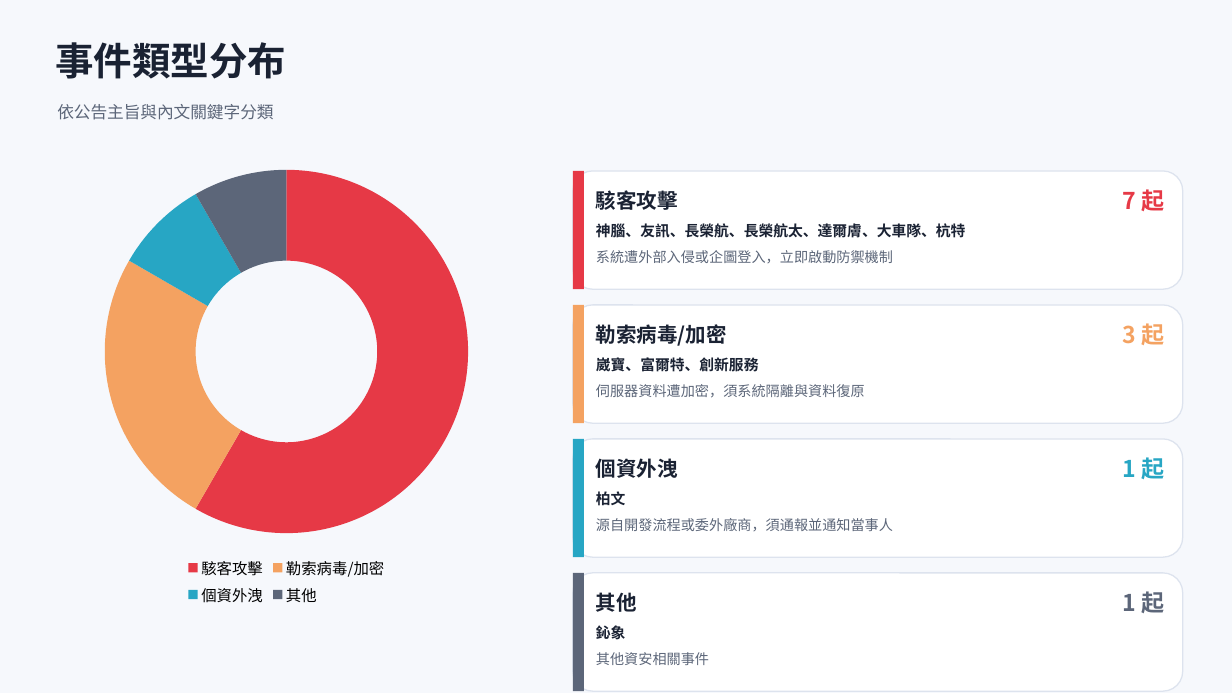
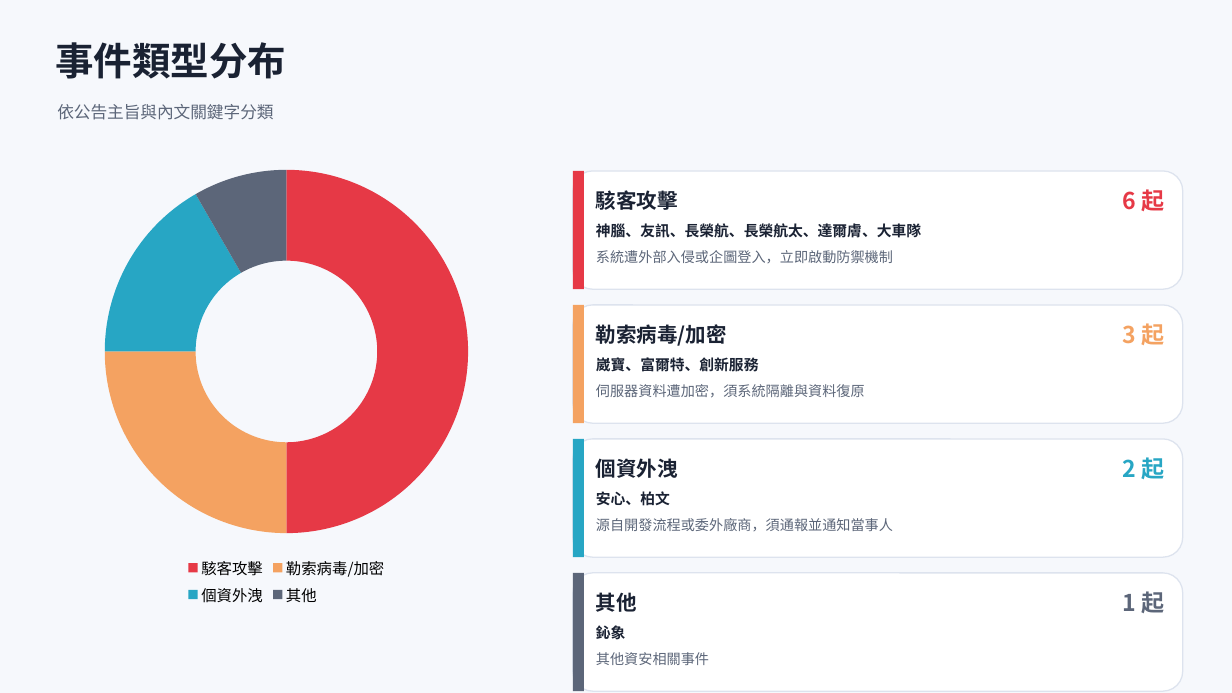
Before and after one commit to Johnnylin77/mops-isec-monitor, a slide deck: slide 3 of 資安事件因應分析.pptx. Drawn at 1232x693 pixels with LibreOffice and Linux fonts; fonts in the diff are those of the drawing. Boxes give left, top, right and bottom in pixels: in the first picture for what was removed or moved away, otherwise in the second. Text is boxed around its words. In the diff, an @@ line names an element or a change of style, - is before the commit and + after.

```diff
--- a/資安事件因應分析.pptx
+++ b/資安事件因應分析.pptx
@@ doughnut chart at <box>46,157,527,610</box> @@
@@ Series 1, 駭客攻擊: 58 to 50 @@
@@ Series 1, 個資外洩: 8 to 17 @@
@@ text at <box>1122,189,1164,211</box>: text changed @@
-7 起
+6 起
@@ text at <box>596,223,921,238</box>: text changed @@
-神腦、友訊、長榮航、長榮航太、達爾膚、大車隊、杭特
+神腦、友訊、長榮航、長榮航太、達爾膚、大車隊
@@ text at <box>1122,457,1164,479</box>: text changed @@
-1 起
+2 起
@@ text at <box>596,491,670,506</box>: text changed @@
-柏文
+安心、柏文
```
Also in this commit, not shown: 6 other slides changed, 2 other files.
